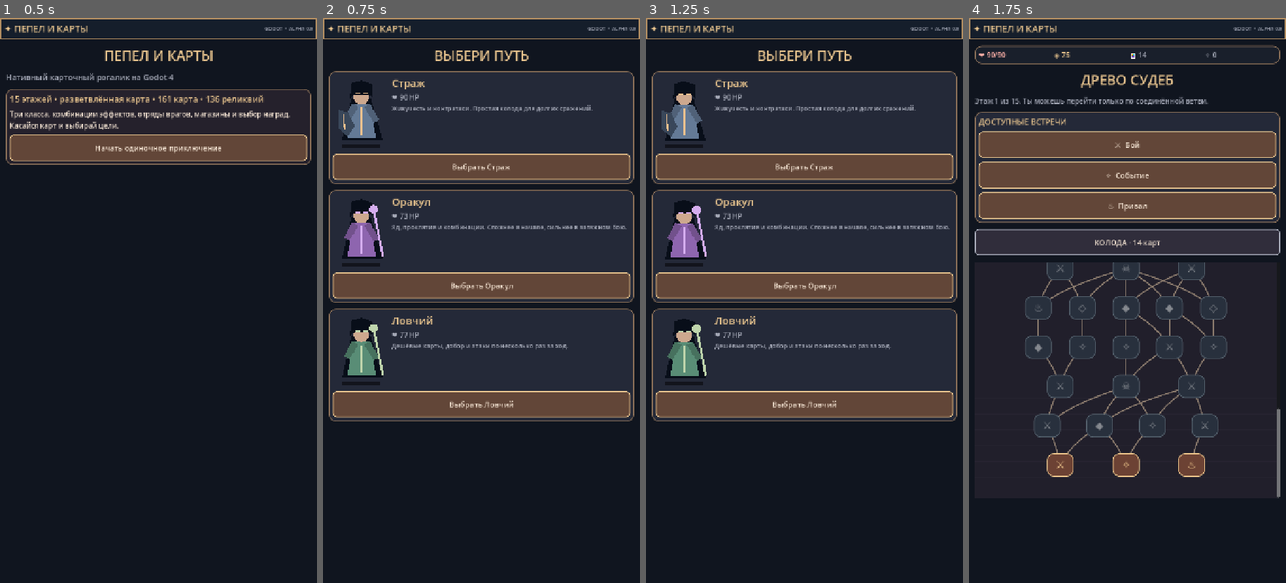
Above: before the commit, frames 1-4 (left to right).
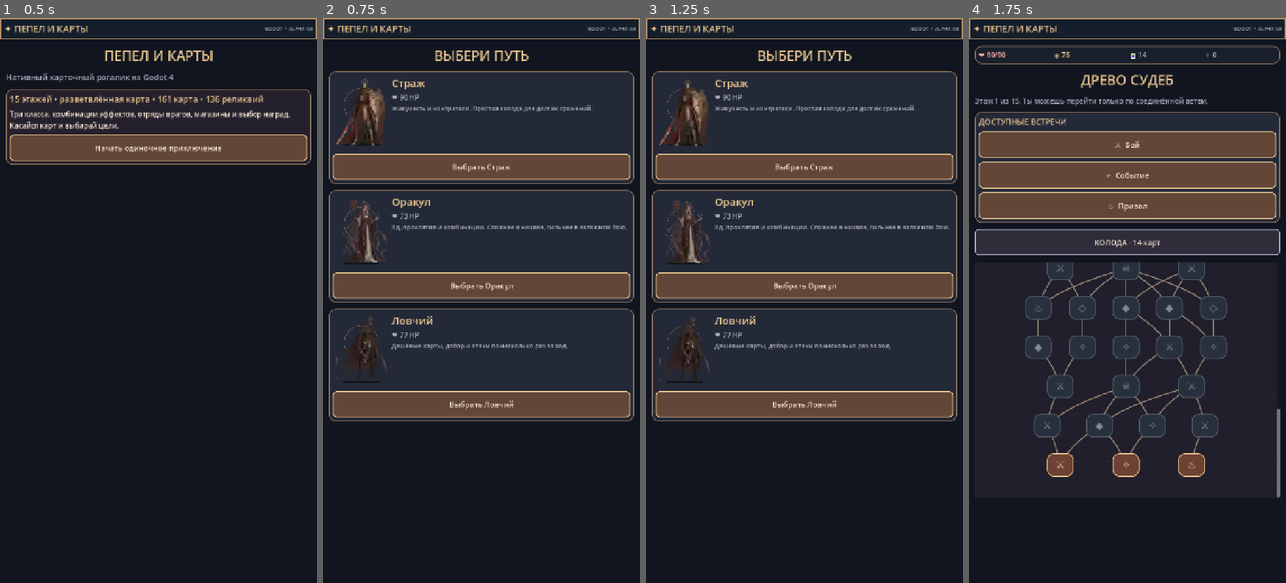
Above: after the commit, the same moments.

Repository: craftkot/Ddd
Game: Godot game, scene res://scenes/main.tscn
Two runs of this game, one before a commit and one after it. Both use one fixed random seed, a clock stepped at 60 frames per second and the inputs below.
Inputs:
- Up to frame 1 (0.5 s): no input
- Up to frame 2 (0.75 s): click "Начать одиночное приключение" at 0.5 s
- Up to frame 3 (1.25 s): no input
- Up to frame 4 (1.75 s): click "Выбрать Страж" at 1.25 s

Frame 1 is identical in both runs. In frame 2, 3.6% of the frame differs, in the area x 4-21%, y 10-65%; in frame 3, 3.5%; in frame 4, nothing differs.

Commit message:
art(godot): render actual generated hero and enemy sprites instead of temporary vector stick figures

Diff:
--- a/godot-duel/scripts/actor.gd
+++ b/godot-duel/scripts/actor.gd
@@ -1,44 +1,34 @@
 extends Control
-## Minimal original vector actor, drawn by Godot instead of a browser canvas.
+## Painted portrait from original image-generated atlas; animated on the GPU.
+const ART = preload("res://scripts/painted_assets.gd")
 var kind: String = "guard"
 var seed: float = 0.0
 var hp_fraction: float = 1.0
 var walking: bool = true
+
 func _ready() -> void:
- custom_minimum_size = Vector2(130, 168)
- mouse_filter = Control.MOUSE_FILTER_IGNORE
-func _process(delta:float) -> void:
+ custom_minimum_size = Vector2(130,168)
+ mouse_filter=Control.MOUSE_FILTER_IGNORE
+ set_process(true)
+ queue_redraw()
+
+func _process(delta: float) -> void:
  if walking:
-  seed += delta
+  seed+=delta
   queue_redraw()
+
 func _draw() -> void:
- var w=size.x;var h=size.y
- var cx=w*.5
- var wave=sin(seed*2.0)*2.5
- var shadow=Color("#080e19")
- var trim=Color("#f3c28e")
- var cloth=Color("#647a96")
- if kind=="oracle" or kind=="mage" or kind=="cultist":cloth=Color("#8e65af");trim=Color("#d5adef")
- if kind=="hunter" or kind=="slime" or kind=="hound":cloth=Color("#598d76");trim=Color("#bfd5ac")
- if kind=="boss" or kind=="bandit":cloth=Color("#a65757");trim=Color("#f2a77c")
- draw_set_transform(Vector2.ZERO)
- draw_rect(Rect2(cx-w*.33,h*.93,w*.66,7),Color(0,0,0,.5),true)
- # Shrouded body, cape and shoulders.
- var y=wave
- draw_colored_polygon(PackedVector2Array([Vector2(cx-22,h*.30+y),Vector2(cx+21,h*.3+y),Vector2(cx+49,h*.87+y),Vector2(cx-44,h*.87+y)]),shadow)
- draw_colored_polygon(PackedVector2Array([Vector2(cx-18,h*.38+y),Vector2(cx+19,h*.38+y),Vector2(cx+34,h*.84+y),Vector2(cx-32,h*.84+y)]),cloth)
- draw_line(Vector2(cx,h*.43+y),Vector2(cx,h*.8+y),trim,3)
- draw_colored_polygon(PackedVector2Array([Vector2(cx-21,h*.37+y),Vector2(cx-39,h*.58+y),Vector2(cx-27,h*.62+y),Vector2(cx-6,h*.42+y)]),cloth.darkened(.2))
- draw_colored_polygon(PackedVector2Array([Vector2(cx+20,h*.38+y),Vector2(cx+40,h*.59+y),Vector2(cx+29,h*.64+y),Vector2(cx+6,h*.42+y)]),cloth.darkened(.2))
- # Face silhouette and glowing eyes.
- draw_circle(Vector2(cx,h*.275+y),h*.11,Color("#cda88e"))
- draw_colored_polygon(PackedVector2Array([Vector2(cx-25,h*.30+y),Vector2(cx-23,h*.10+y),Vector2(cx,h*.06+y),Vector2(cx+24,h*.11+y),Vector2(cx+26,h*.30+y),Vector2(cx+16,h*.25+y),Vector2(cx-14,h*.25+y)]),shadow)
- draw_line(Vector2(cx-12,h*.24+y),Vector2(cx-4,h*.24+y),trim,3)
- draw_line(Vector2(cx+6,h*.24+y),Vector2(cx+14,h*.24+y),trim,3)
- # Equipment changes by archetype.
- if kind=="guard" or kind=="knight" or kind=="boss":
-  draw_colored_polygon(PackedVector2Array([Vector2(cx-29,h*.5+y),Vector2(cx-50,h*.46+y),Vector2(cx-51,h*.71+y),Vector2(cx-31,h*.82+y),Vector2(cx-15,h*.68+y)]),Color("#39475a"))
-  draw_line(Vector2(cx-40,h*.51+y),Vector2(cx-38,h*.73+y),trim,3)
- else:
-  draw_line(Vector2(cx+28,h*.2+y),Vector2(cx+49,h*.83+y),trim,5)
-  draw_circle(Vector2(cx+28,h*.2+y),10,trim)
+ var w=size.x
+ var h=size.y
+ if w<4 or h<4:return
+ var sx=w*.5
+ var sw=minf(w*.91,h*.92)
+ var sh=minf(h*.93,w*1.51)
+ var bob=sin(seed*1.55)*2.5
+ var center=Vector2(sx,h*.54+bob)
+ draw_circle(center+Vector2(0,h*.04),minf(w*.30,h*.17),Color("#d77e5c",.07))
+ draw_arc(center+Vector2(0,-h*.14),minf(w*.35,h*.23),0,TAU,70,Color("#b78b63",.42),1.4)
+ draw_rect(Rect2(sx-w*.31,h*.91,w*.62,7),Color(0,0,0,.47),true)
+ draw_texture_rect_region(ART.ATLAS,Rect2(sx-sw*.5,h*.48-sh*.5+bob,sw,sh),ART.character_region(kind),Color.WHITE)
+ if hp_fraction<.55:
+  draw_arc(center,minf(w,h)*.46,PI*.1,PI*.91,22,Color("#a84848",.62),2.0)
